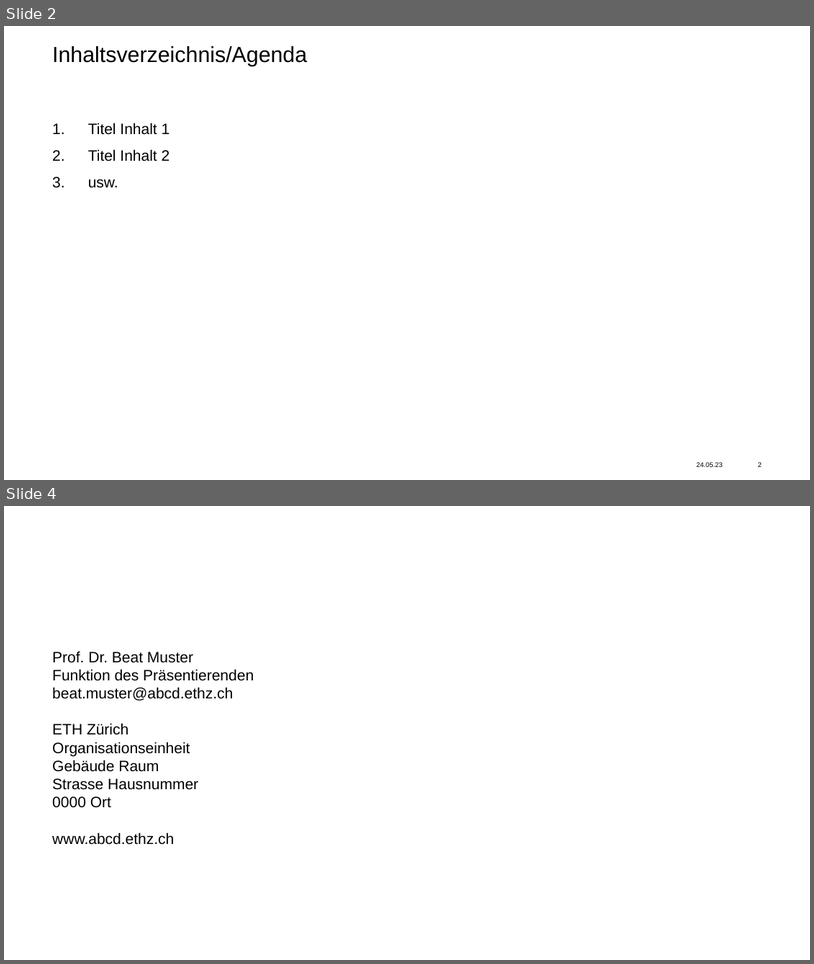
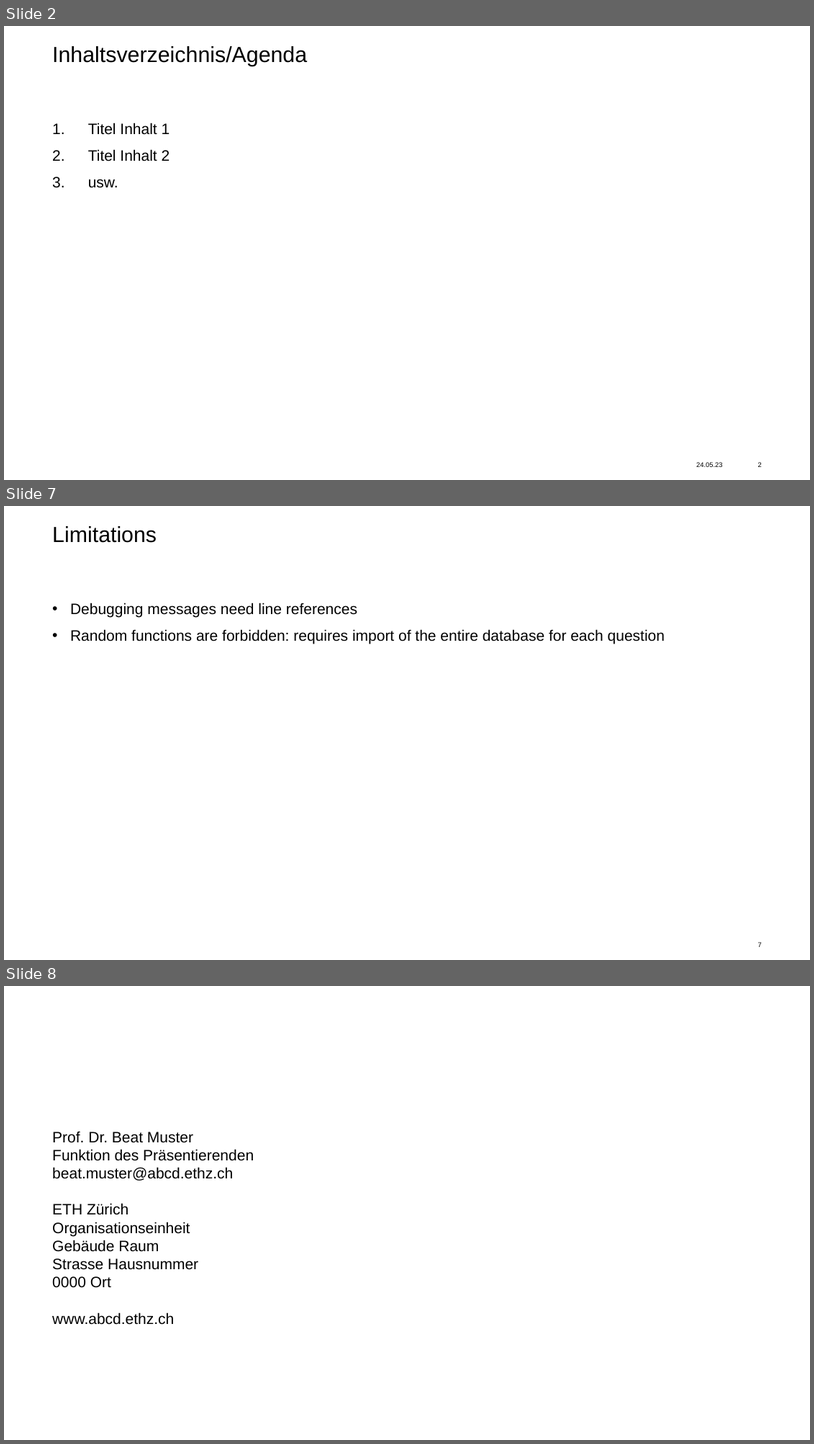
Before and after one commit to AlexVCS25/STACK-for-Chemistry, a slide deck: meeting_30_01_26.potx. Shown one above the other, each under a label of ours: slides 2 and 4 before the commit, slides 2, 7 and 8 after it; the slides between them are not shown. The pictures are 814x964 and 814x1444 pixels, drawn with LibreOffice and Linux fonts; fonts in the diff are those of the drawing; background and template pictures are left out. Boxes give left, top, right and bottom in pixels: in the first picture for what was removed or moved away, otherwise in the second. Text is boxed around its words. In the diff, an @@ line names an element or a change of style, - is before the commit and + after.

```diff
--- a/meeting_30_01_26.potx
+++ b/meeting_30_01_26.potx
@@ slide 7 added at [4, 506, 810, 960], background #FFFFFF @@
@@ title added at [52, 526, 157, 543], 26 pt, text #000000 @@
+Limitations
@@ text added at [70, 602, 665, 644], 18 pt, text #000000 @@
+• Debugging messages need line references
+• Random functions are forbidden: requires import of the entire database for each question
@@ page number added at [759, 942, 762, 947], 8 pt, text #000000 @@
+7
@@ what was slide 4 is now slide 8 @@
```
Also in this commit, not shown: 1 slide changed, 3 other slides added, 3 other files.
